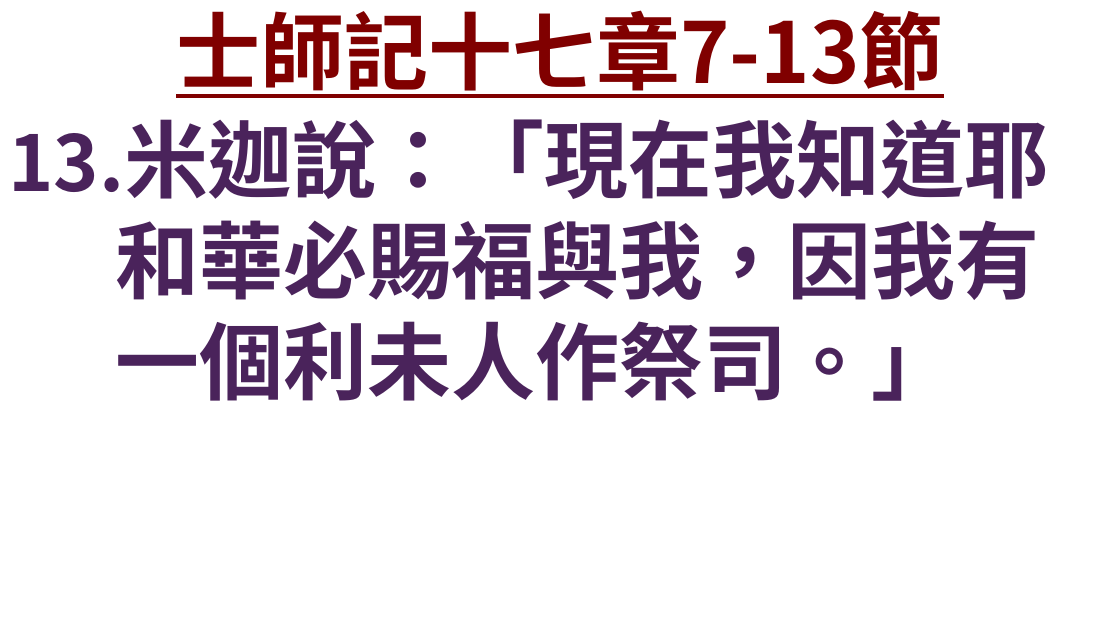
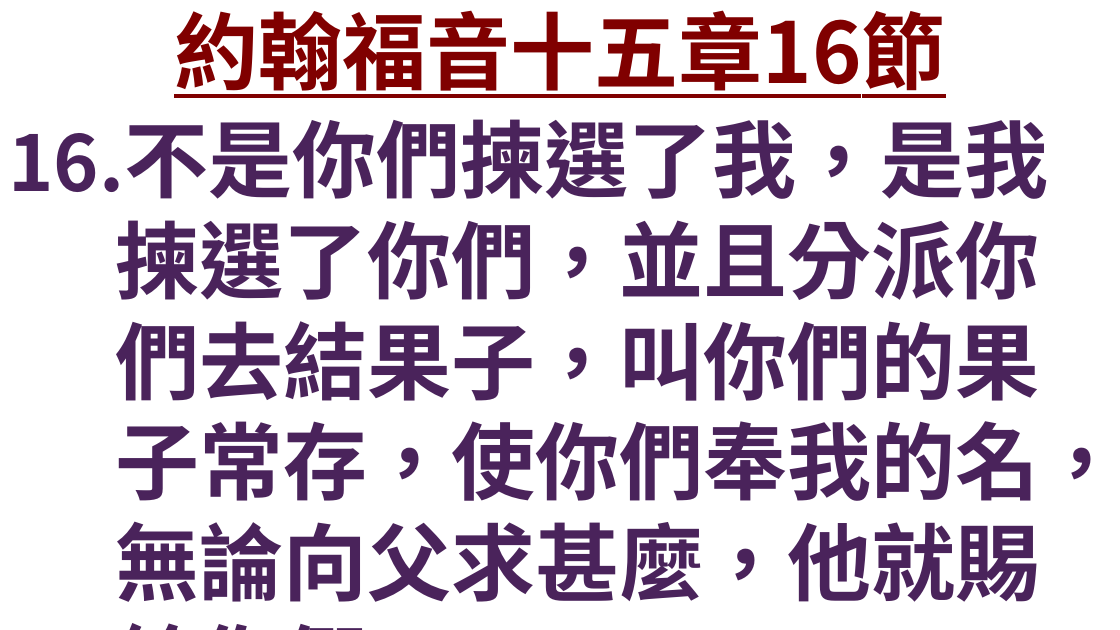
Before and after one commit to Rye-GT500/FaithSlide, a slide deck: slide 24 of 證道投影片.pptx. Drawn at 1120x630 pixels with LibreOffice and Linux fonts; fonts in the diff are those of the drawing; background and template pictures are left out. Boxes give left, top, right and bottom in pixels: in the first picture for what was removed or moved away, otherwise in the second. Text is boxed around its words. In the diff, an @@ line names an element or a change of style, - is before the commit and + after.

```diff
--- a/證道投影片.pptx
+++ b/證道投影片.pptx
@@ title at [174, 10, 945, 98]: text changed @@
-士師記十七章7-13節
+約翰福音十五章16節
@@ text at [8, 119, 1120, 602]: text changed @@
-13.米迦說：「現在我知道耶和華必賜福與我，因我有一個利未人作祭司。」
+16.不是你們揀選了我，是我揀選了你們，並且分派你們去結果子，叫你們的果子常存，使你們奉我的名，無論向父求甚麼，他就賜給你們。
```
Also in this commit, not shown: 38 other slides changed, 28 slides added, 15 slides removed, 2 other files.
